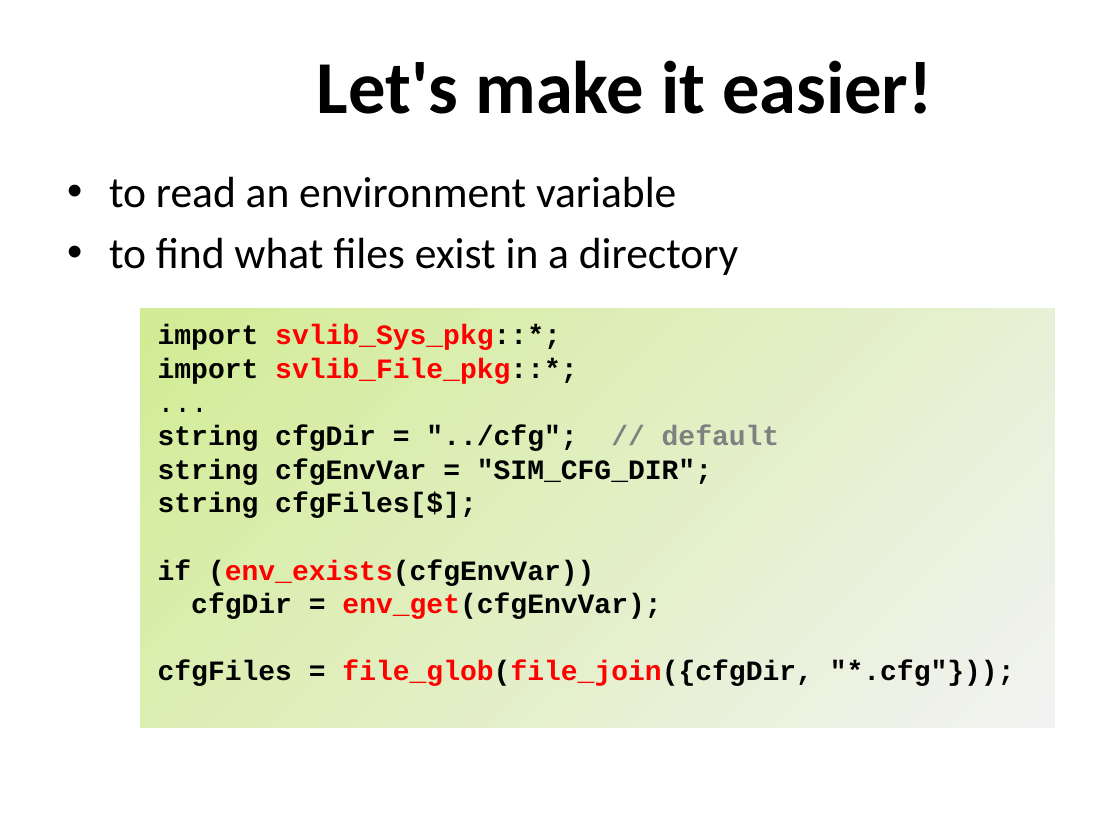
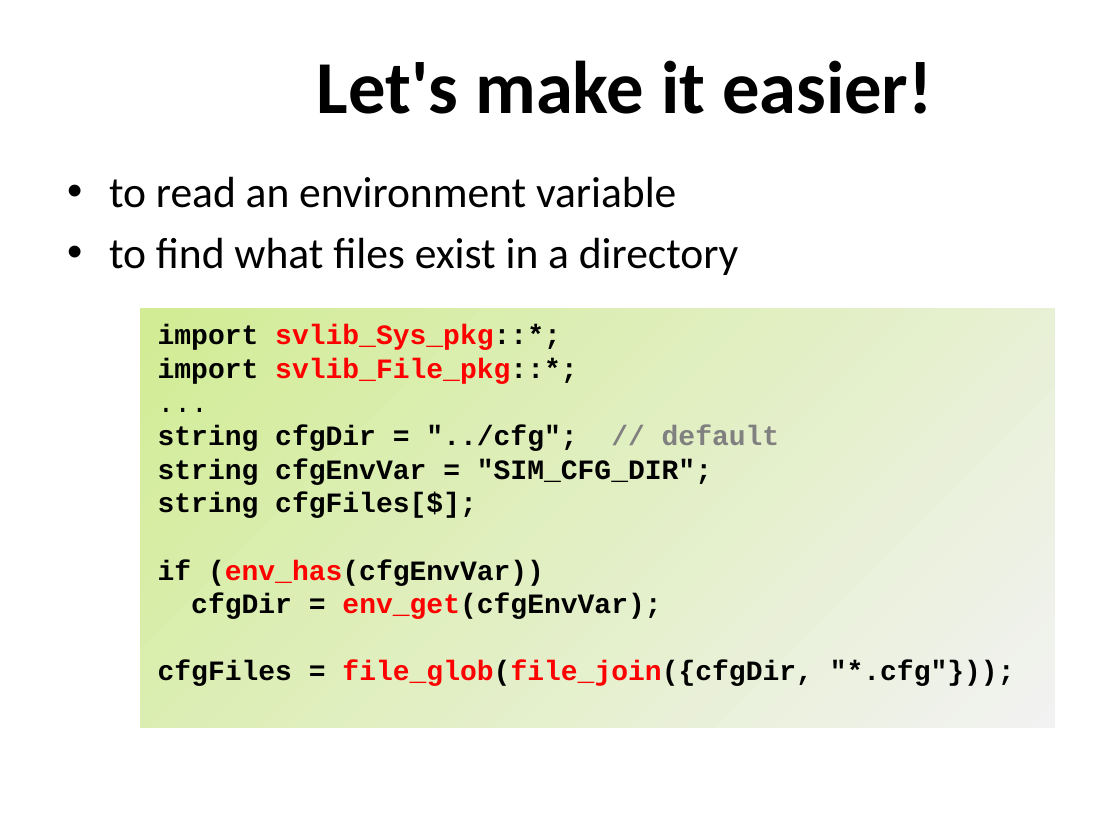
Before and after one commit to xiaoweish/svlib, a slide deck: slide 3 of svlib/doc/163-aq602-draft2.pptx. Drawn at 1120x840 pixels with LibreOffice and Linux fonts; fonts in the diff are those of the drawing; background and template pictures are left out. Boxes give left, top, right and bottom in pixels: in the first picture for what was removed or moved away, otherwise in the second. Text is boxed around its words. In the diff, an @@ line names an element or a change of style, - is before the commit and + after.

Commit message:
Scan through the draft slides and make a few minor changes

```diff
--- a/svlib/doc/163-aq602-draft2.pptx
+++ b/svlib/doc/163-aq602-draft2.pptx
@@ text in rectangle at (x1=158, y1=560, x2=544, y2=586): text changed @@
-if (env_exists(cfgEnvVar))
+if (env_has(cfgEnvVar))
```
